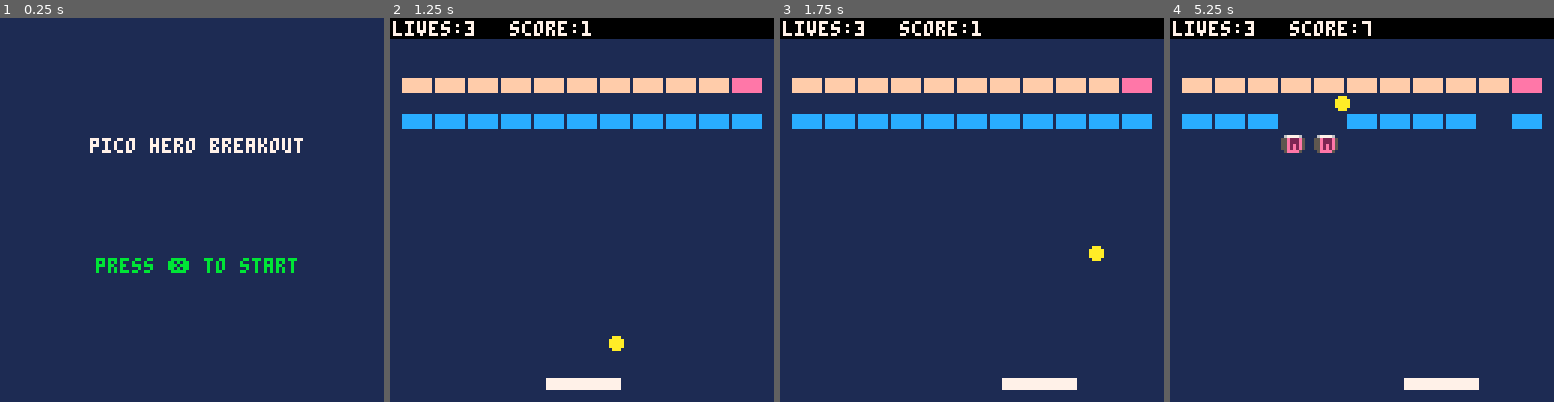
Above: before the commit, frames 1-4 (left to right).
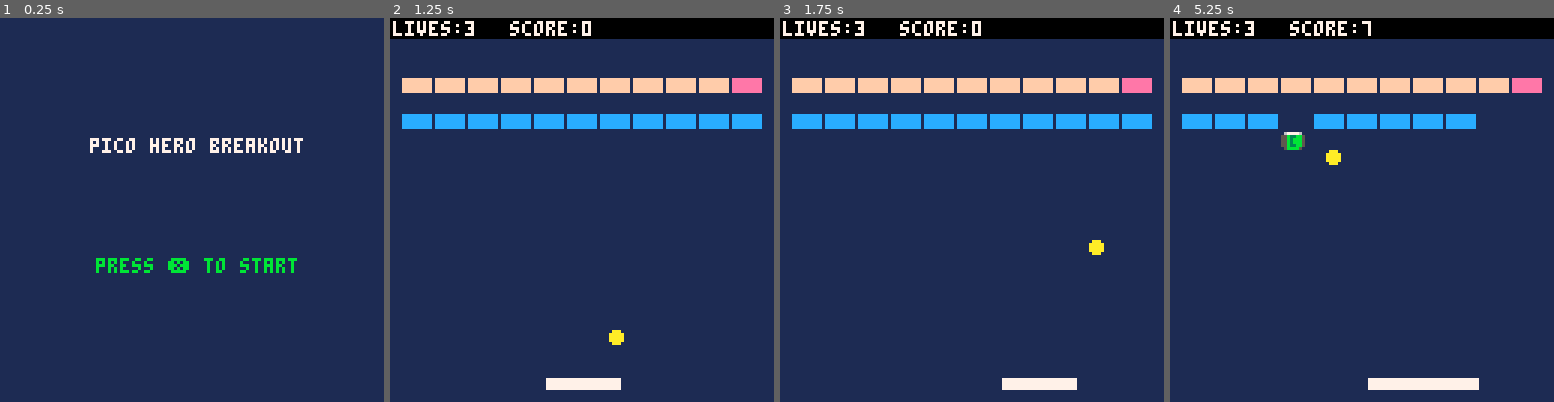
Above: after the commit, the same moments.

Repository: grantconnerywalker/MyPico-8Carts
Game: PICO-8 cartridge mybreakout.p8
Same seed, same stepped clock (60 frames per second), same inputs: the game is played once before the commit and once after it.
Inputs:
- Up to frame 1 (0.25 s): no input
- Up to frame 2 (1.25 s): tap X (X key) at 0.33, 1.07 s
- Up to frame 3 (1.75 s): hold Right from 1.6 s (still down)
- Up to frame 4 (5.25 s): tap X (X key) every 1.12 s from 1.85 to 5.2 s; release Right at 2.1 s; hold Right 2.47-3.03 s; hold Left 3.08-3.58 s; hold Right 4.02-4.68 s; hold Left from 5.08 s (still down)

Frame 1 is identical in both runs. In frame 2, 0.2% of the frame differs, in the area x 50-61%, y 0-87%; in frame 3, 0.2%; in frame 4, 1.7%, in the area x 28-97%, y 20-97%.

Commit message:
Update mybreakout.p8

Diff:
--- a/mybreakout.p8
+++ b/mybreakout.p8
@@ -2,9 +2,6 @@
 version 29
 __lua__
 // goals
-// 5a. powerups
---     -- megaball
---     -- multiball
 // 6. juiciness (particles/shake)
 // 8. high score
 
@@ -69,35 +66,69 @@
 
 	move_paddle()
 
+	-- big ball loop
+	for i=#ball,1,-1 do
+		updateball(ball[i])
+	end
+
+	-- move pills
+	-- check pill collision
+	for i=#pills,1,-1 do
+		pills[i].y+=0.7
+		if pills[i].y > 128 then
+			-- remove pill
+			del(pills,pills[i])
+		elseif box_box(pills[i].x,pills[i].y,8,6,pad_x,pad_y,pad_w,pad_h) then
+			powerupget(pills[i].t)
+			-- remove pill
+			del(pills,pills[i])
+			sfx(12)
+		end
+	end
+
+
+	checkexplosions()
+
+	if powerup!=0 then
+		powerup_t-=1
+		if powerup_t<=0 then
+			powerup=0
+		end
+	end
+end
+
+function updateball(b)
+
 	if sticky then
 		--ball_x=pad_x+flr(pad_w/2)
-		ball_x=pad_x+sticky_x
-		ball_y=pad_y-ball_r-1
+		-- only sticky for first ball for now
+		ball[1].x=pad_x+sticky_x
+		ball[1].y=pad_y-ball_r-1
 	else
 		--regular ball physics
 		if powerup==1 then
-			nextx=ball_x+(ball_dx/2)
-			nexty=ball_y+(ball_dy/2)
+			nextx=b.x+(b.dx/2)
+			nexty=b.y+(b.dy/2)
 		else
-			nextx=ball_x+ball_dx
-			nexty=ball_y+ball_dy
+			nextx=b.x+b.dx
+			nexty=b.y+b.dy
 		end
 
 		-- check if ball hit pad
 		if ball_box(nextx,nexty,pad_x,pad_y,pad_w,pad_h) then
 			-- find out which direction to deflect
-			if deflx_ball_box(ball_x,ball_y,ball_dx,ball_dy,pad_x,pad_y,pad_w,pad_h) then
+			if deflx_ball_box(b.x,b.y,b.dx,b.dy,pad_x,pad_y,pad_w,pad_h) then
 				-- ball hit paddle on the side
-				ball_dx = -ball_dx
-				if ball_x < pad_x+pad_w/2 then
+				b.dx = -b.dx
+				if b.x < pad_x+pad_w/2 then
 					nextx=pad_x-ball_r
 				else
 					nextx=pad_x+pad_w+ball_r
 				end
 			else
 				-- ball hit paddle on the top/bottom
-				ball_dy = -ball_dy
-				if ball_y > pad_y then
+				b.dy = -b.dy
+				if b.y > pad_y then
 					-- bottom
 					nexty=pad_y+pad_h+ball_r
 				else
@@ -105,15 +136,15 @@
 					nexty=pad_y-ball_r
 					if abs(pad_dx) > 2 then
 						-- change angle
-						if sign(pad_dx)==sign(ball_dx) then
+						if sign(pad_dx)==sign(b.dx) then
 							-- flatten angle
-							setang(mid(0,ball_ang-1,2))
+							setang(b,mid(0,b.ang-1,2))
 						else
 							-- raise angle
-							if ball_ang==2 then
-								ball_dx=-ball_dx
+							if b.ang==2 then
+								b.dx=-b.dx
 							else
-								setang(mid(0,ball_ang+1,2))
+								setang(b,mid(0,b.ang+1,2))
 							end
 						end
 					end
@@ -125,24 +156,24 @@
 			sfx(1)
 
 			--catch powerup
-			if powerup==3 and ball_dy<0 then
+			if powerup==3 and b.dy<0 then
 				sticky=true
-				sticky_x=ball_x-pad_x
+				sticky_x=ball[1].x-pad_x
 			end
 		end
 
 		-- check if ball hit brick
 		brickhit=false
-		for i=1,#brick_x do
-			if brick_v[i] and ball_box(nextx,nexty,brick_x[i],brick_y[i],brick_w,brick_h) then
+		for i=1,#bricks do
+			if bricks[i].v and ball_box(nextx,nexty,bricks[i].x,bricks[i].y,brick_w,brick_h) then
 				-- find out which direction to deflect
 				if not(brickhit) then
 					if (powerup != 6)
-					or (powerup == 6 and brick_t[i]=="i") then
-						if deflx_ball_box(ball_x,ball_y,ball_dx,ball_dy,brick_x[i],brick_y[i],brick_w,brick_h) then
-							ball_dx = -ball_dx
+					or (powerup == 6 and bricks[i].t=="i") then
+						if deflx_ball_box(b.x,b.y,b.dx,b.dy,bricks[i].x,bricks[i].y,brick_w,brick_h) then
+							b.dx = -b.dx
 						else
-							ball_dy = -ball_dy
+							b.dy = -b.dy
 						end
 					end
 				end
@@ -158,19 +189,19 @@
 		end
 
 		-- move ball
-		ball_x=nextx
-		ball_y=nexty
+		b.x=nextx
+		b.y=nexty
 
 		-- this is where we check
 		--- if the ball hits the edges
 		if nextx > 127 or nextx < 0 then
 			nextx=mid(0,nextx,127)
-			ball_dx=-ball_dx
+			b.dx=-b.dx
 			sfx(0)
 		end
 		if nexty < (banner+2) then
 			nexty=mid(0,nexty,127)
-			ball_dy=-ball_dy
+			b.dy=-b.dy
 			sfx(0)
 		elseif nexty > 129 then
 			lives-=1
@@ -183,33 +214,6 @@
 		end
 
 	end -- end of sticky if
-
-	-- move pills
-	-- check pill collision
-	for i=1,#pill_x do
-		if pill_v[i] then
-			pill_y[i]+=0.7
-			if pill_y[i] > 128 then
-				pill_v[i] = false
-			end
-			-- 8x6 is current sprite size
-			if box_box(pill_x[i],pill_y[i],8,6,pad_x,pad_y,pad_w,pad_h) then
-				pill_v[i] = false
-				sfx(12)
-				powerupget(pill_t[i])
-			end
-		end
-	end
-
-
-	checkexplosions()
-
-	if powerup!=0 then
-		powerup_t-=1
-		if powerup_t<=0 then
-			powerup=0
-		end
-	end
 end
 
 function powerupget(_p)
@@ -245,9 +249,10 @@
 	end
 end
 
+-- todo fix indestructible b
 function hitbrick(_i,_combo)
-	if brick_t[_i] == "b" then
-		brick_v[_i]=false
+	if bricks[_i].t == "b" then
+		bricks[_i].v=false
 		if _combo then
 			score+=10*multiplier*pointsmult
 			multiplier+=1
@@ -259,9 +264,9 @@
 		else
 			sfx(5)
 		end
-	elseif brick_t[_i] == "i" then
+	elseif bricks[_i].t == "i" then
 		sfx(9)
-	elseif brick_t[_i] == "h" then
+	elseif bricks[_i].t == "h" then
 		if powerup==6 then
 			brick_v[_i]=false
 			if _combo then
@@ -277,21 +282,20 @@
 			end
 		else
 			sfx(10)
-			brick_t[_i] = "b"
-		end
-	elseif brick_t[_i] == "p" then
-		-- todo drop powerup and sfx
+			bricks[_i].t = "b"
+		end
+	elseif bricks[_i].t == "p" then
 		sfx(7)
 		if _combo then
 			score+=multiplier*pointsmult
 			multiplier+=1
 		end
-		brick_v[_i]=false
-		spawnpill(brick_x[_i],brick_y[_i])
-	elseif brick_t[_i] == "s" then
+		bricks[_i].v=false
+		spawnpill(bricks[_i].x,bricks[_i].y)
+	elseif bricks[_i].t == "s" then
 		--splode sfx (pink?)
 		sfx(11)
-		brick_t[_i]="zz"
+		bricks[_i].t="zz"
 		if _combo then
 			score+=multiplier*pointsmult
 			multiplier+=1
@@ -301,41 +305,44 @@
 
 function spawnpill(_x,_y)
 	-- 7 because 7 powerups
-	local _t =	flr(rnd(7)+1)
- _t = 6 -- for testing only
-
-	add(pill_x,_x)
-	add(pill_y,_y)
-	add(pill_v,true)
-	add(pill_t,_t)
+	local _t
+	local _pill
+	_t =	flr(rnd(7)+1)
+ -- _t = 6 -- for testing only
+
+ _pill={}
+ _pill.x=_x
+ _pill.y=_y
+ _pill.t=_t
+ add(pills,_pill)
 end
 
 function checkexplosions()
-	for i=1,#brick_x do
-		if brick_t[i] == "zz" then
-			brick_t[i] = "z"
-		end
-	end
-
-	for i=1,#brick_x do
-		if brick_t[i] == "z" then
+	for i=1,#bricks do
+		if bricks[i].t == "zz" then
+			bricks[i].t = "z"
+		end
+	end
+
+	for i=1,#bricks do
+		if bricks[i].t == "z" then
 			explodebrick(i)
 		end
 	end
 
-	for i=1,#brick_x do
-		if brick_t[i] == "zz" then
-			brick_t[i] = "z"
+	for i=1,#bricks do
+		if bricks[i].t == "zz" then
+			bricks[i].t = "z"
 		end
 	end
 end
 
 function explodebrick(_i)
-	brick_v[_i]=false
-	for j=1,#brick_x do
-		if j!=_i and brick_v[j]
-		and abs(brick_x[j]-brick_x[_i]) <= (brick_w+2)
-		and abs(brick_y[j]-brick_y[_i]) <= (brick_h+2)
+	bricks[_i].v=false
+	for j=1,#brick do
+		if j!=_i and bricks[j].v
+		and abs(bricks[j].x-bricks[_i].x) <= (brick_w+2)
+		and abs(bricks[j].y-bricks[_i].y) <= (brick_h+2)
 		then
 			hitbrick(j, false)
 		end
@@ -366,44 +373,44 @@
 
 	-- draw ball and paddle
 	print(message, 0, 0, 8)
-	circfill(ball_x,ball_y,ball_r,ball_color)
+	for i=1,#ball do
+			circfill(ball[i].x,ball[i].y,ball_r,ball_color)
+	end
 	if sticky then
 		-- serve preview, not sure why need - on the y's
-		line(ball_x+ball_dx*4,ball_y-ball_dy*4,ball_x+ball_dx*6,ball_y-ball_dy*6,10)
+		line(ball[1].x+ball[1].dx*4,ball[1].y-ball[1].dy*4,ball[1].x+ball[1].dx*6,ball[1].y-ball[1].dy*6,10)
 	end
 	rectfill(pad_x,pad_y,pad_x+pad_w,pad_y+pad_h,7)
 
 	-- draw bricks
-	for i=1,#brick_x do
-		if brick_v[i] then
-			if brick_t[i] == "b" then
+	for i=1,#bricks do
+		if bricks[i].v then
+			if bricks[i].t == "b" then
 				brickcol = 14
-			elseif brick_t[i] == "i" then
+			elseif bricks[i].t == "i" then
 				brickcol = 15
-			elseif brick_t[i] == "h" then
+			elseif bricks[i].t == "h" then
 				brickcol = 6
-			elseif brick_t[i] == "s" then
+			elseif bricks[i].t == "s" then
 				brickcol = 8
-			elseif brick_t[i] == "p" then
+			elseif bricks[i].t == "p" then
 				brickcol = 12
 			--this type for debug only
-			elseif brick_t[i] == "z" or brick_t[i] == "zz" then
+			elseif bricks[i].t == "z" or bricks[i].t == "zz" then
 				brickcol = 3
 			end
-			rectfill(brick_x[i],brick_y[i],brick_x[i]+brick_w,brick_y[i]+brick_h,brickcol)
+			rectfill(bricks[i].x,bricks[i].y,bricks[i].x+brick_w,bricks[i].y+brick_h,brickcol)
 		end
 	end
 
 	-- draw pills
-	for i=1,#pill_x do
-		if pill_v[i] then
-			if pill_t[i]==5 then
-				palt(0,false)
-				palt(15,true)
-			end
-			spr(pill_t[i],pill_x[i],pill_y[i])
-			palt()
-		end
+	for i=1,#pills do
+		if pills[i].t==5 then
+			palt(0,false)
+			palt(15,true)
+		end
+		spr(pills[i].t,pills[i].x,pills[i].y)
+		palt()
 	end
 
 	rectfill(0,0,128,banner,0)
@@ -440,15 +447,6 @@
 
 	banner=6 -- banner height
 
-	ball_x=1 --position
-	ball_y=64
-	ball_dx=1 -- speed
-	ball_dy=1
-	ball_r=2 --radius
-	ball_dr=0.5
-	ball_color=10 --color
-	ball_ang=1
-
 	pad_x=52
 	pad_y=120
 	pad_dx=0
@@ -456,9 +454,18 @@
 	pad_w=24 -- current pad width
 	pad_h=3
 
-	brick_x={}
-	brick_y={}
-	brick_v={}
+	-- reset ball
+	--ball_x=1 --position
+	--ball_y=64
+	--ball_dx=1 -- speed
+	--ball_dy=1
+	ball_r=2 --radius
+	ball_dr=0.5
+	ball_color=10 --color
+	ball_ang=1
+	ball={}
+	ball[1] = newball()
+
 	brick_w=9
 	brick_h=4
 
@@ -506,10 +513,7 @@
 
 function buildbricks(lvl)
 	local i
-	brick_x={}
-	brick_y={}
-	brick_v={}
-	brick_t={}
+	bricks={}
 
 	j=0
 	-- b = normal
@@ -552,17 +556,16 @@
 end
 
 function resetpills()
-	pill_x={}
-	pill_y={}
-	pill_v={}
-	pill_t={}
+	pills={}
 end
 
 function addbrick(_i,_t)
-	add(brick_x,4+((_i-1)%11)*(brick_w+2))
-	add(brick_y,20+flr((_i-1)/11)*(brick_h+2))
-	add(brick_v,true)
-	add(brick_t,_t)
+	local _b = {}
+	_b.x=4+((_i-1)%11)*(brick_w+2)
+	_b.y=20+flr((_i-1)/11)*(brick_h+2)
+	_b.v=true
+	_b.t=_t
+	add(bricks,_b)
 end
 
 function gameover()
@@ -576,10 +579,10 @@
 end
 
 function levelfinished()
-	if #brick_v == 0 then return true end
-
-	for i=1,#brick_v do
-		if brick_v[i] == true and brick_t[i] != "i" then
+	if #bricks == 0 then return true end
+
+	for i=1,#bricks do
+		if bricks[i].v == true and bricks[i].t != "i" then
 			return false
 		end
 	end
@@ -587,11 +590,14 @@
 end
 
 function serveball()
-	ball_x=pad_x+flr(pad_w/2)
-	ball_y=pad_y-ball_r-pad_h
-	ball_dx=1
-	ball_dy=-1
-	ball_ang=1
+	ball={}
+	ball[1] = newball()
+
+	ball[1].x=pad_x+flr(pad_w/2)
+	ball[1].y=pad_y-ball_r-pad_h
+	ball[1].dx=1
+	ball[1].dy=-1
+	ball[1].ang=1
 	pointsmult=1
 
 	resetpills()
@@ -604,19 +610,29 @@
 	powerup_t=0
 end
 
-function setang(ang)
+function newball()
+	b={}
+	b.x=pad_x+flr(pad_w/2)
+	b.y=pad_y-ball_r-pad_h
+	b.dx=1
+	b.dy=-1
+	b.ang=1
+	return b
+end
+
+function setang(bl, ang)
 	--0.5
 	--1.30 angle transform values
-	ball_ang=ang
+	bl.ang=ang
 	if ang==2 then
-		ball_dx=0.5*sign(ball_dx)
-		ball_dy=1.3*sign(ball_dy)
+		bl.dx=0.5*sign(bl.dx)
+		bl.dy=1.3*sign(bl.dy)
 	elseif ang==0 then
-		ball_dx=1.3*sign(ball_dx)
-		ball_dy=0.5*sign(ball_dy)
+		bl.dx=1.3*sign(bl.dx)
+		bl.dy=0.5*sign(bl.dy)
 	else
-		ball_dx=1*sign(ball_dx)
-		ball_dy=1*sign(ball_dy)
+		bl.dx=1*sign(bl.dx)
+		bl.dy=1*sign(bl.dy)
 	end
 end
 
@@ -639,7 +655,8 @@
 		pad_dx=-pad_speed
 		buttpress=true
 		if sticky then
-			ball_dx=-1
+			ball[1].dx=-1
+			ball[1].dy=-1
 		end
 	end
 	if btn(1) then
@@ -647,15 +664,16 @@
 		pad_dx=pad_speed
 		buttpress=true
 		if sticky then
-			ball_dx=1
+			ball[1].dx=1
+			ball[1].dy=-1
 		end
 	end
 	-- launch ball with x
 	if sticky and btnp(5) then
 		sticky=false
 		-- check if ball in bounds when launching
-		if ball_x < 0 and ball_x < 127 then
-			ball_x = mid(0,ball_x,127)
+		if ball[1].x < 0 and ball[1].x < 127 then
+			ball[1].x = mid(0,ball[1].x,127)
 		end
 	end
 	-- deceleration
